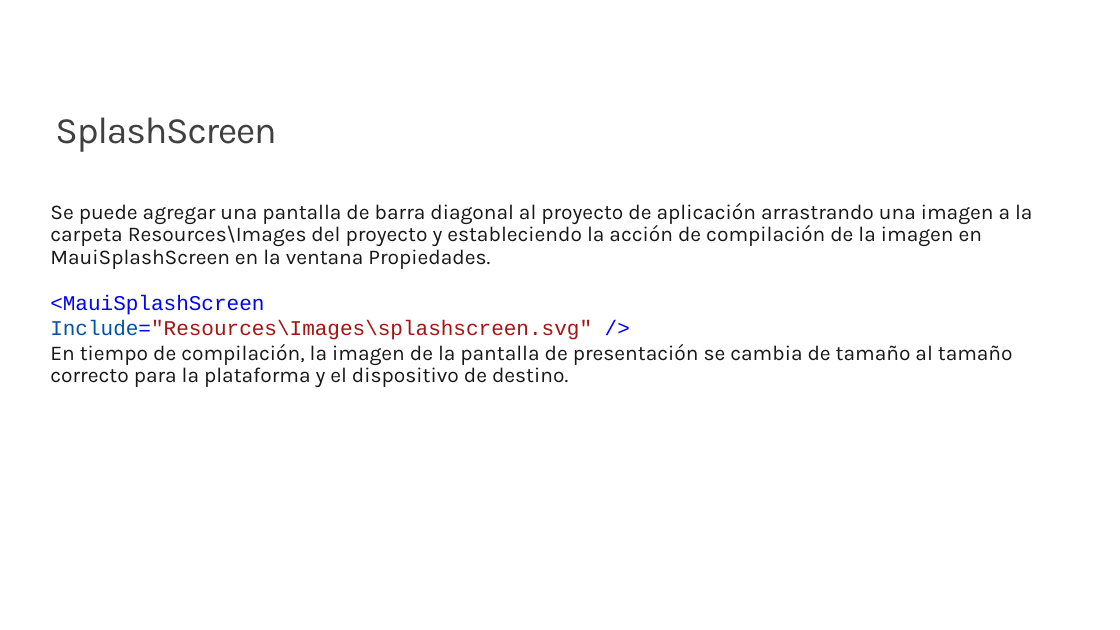
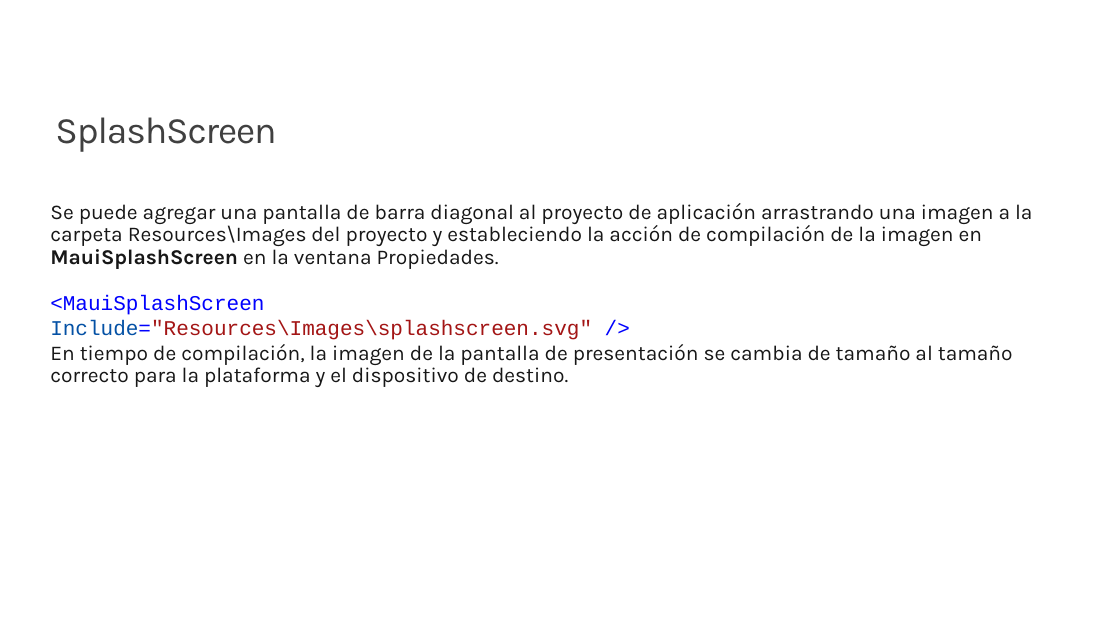
Before and after one commit to jsuarezruiz/taller-dotnet-maui, a slide deck: slide 6 of Bloque 3 - Creación de primera App/Taller12 - Gestión de Assets.pptx. Drawn at 1120x630 pixels with LibreOffice and Linux fonts; fonts in the diff are those of the drawing; background and template pictures are left out. Boxes give left, top, right and bottom in pixels: in the first picture for what was removed or moved away, otherwise in the second. Text is boxed around its words. In the diff, an @@ line names an element or a change of style, - is before the commit and + after.

```diff
--- a/Bloque 3 - Creación de primera App/Taller12 - Gestión de Assets.pptx
+++ b/Bloque 3 - Creación de primera App/Taller12 - Gestión de Assets.pptx
@@ text at (50, 203, 1032, 269): bold on in "MauiSplashScreen" @@
```
Also in this commit, not shown: 2 other files.
